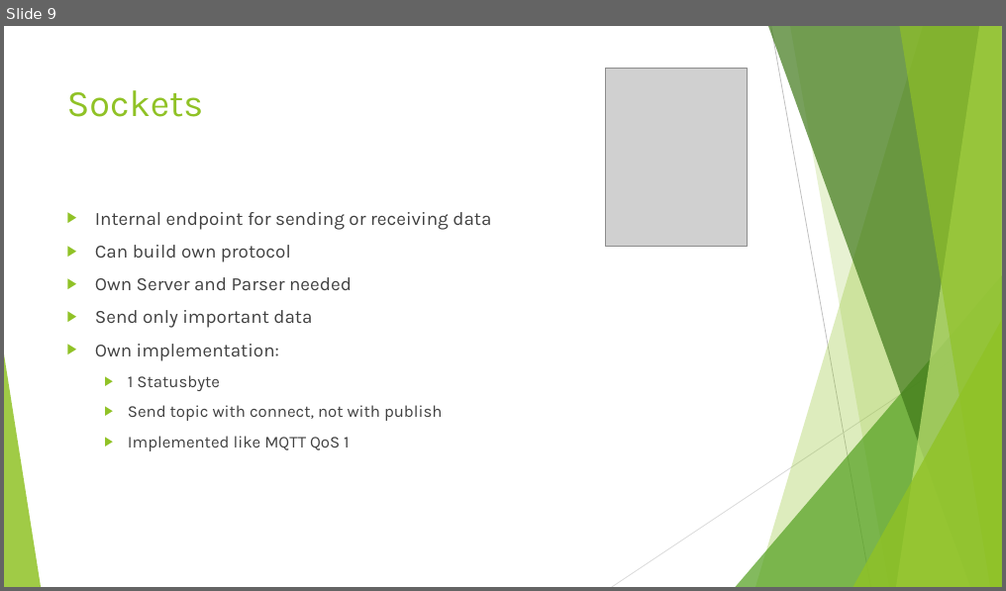
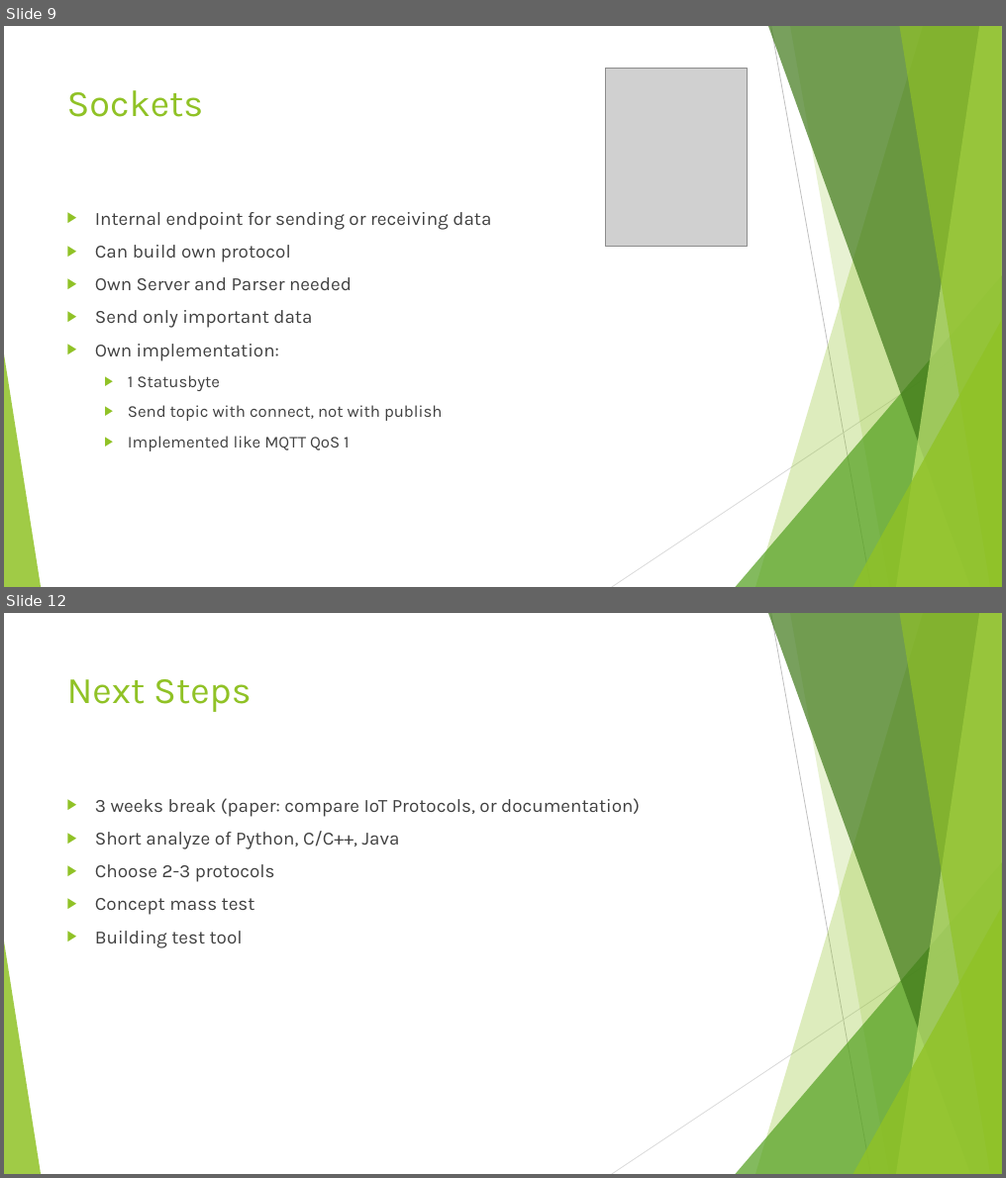
Before and after one commit to simonfink/ma, a slide deck: IoT_Protocols.pptx. Shown one above the other, each under a label of ours: slide 9 before the commit, slides 9 and 12 after it; the slides between them are not shown. The pictures are 1006x591 and 1006x1178 pixels, drawn with LibreOffice and Linux fonts; fonts in the diff are those of the drawing; grey boxes stand for pictures. Boxes give left, top, right and bottom in pixels: in the first picture for what was removed or moved away, otherwise in the second. Text is boxed around its words. In the diff, an @@ line names an element or a change of style, - is before the commit and + after.

```diff
--- a/IoT_Protocols.pptx
+++ b/IoT_Protocols.pptx
@@ slide 12 added at (4,613,1002,1174), background #FFFFFF; not listed: 10 template elements that a slide beside it also shows @@
@@ title added at (67,679,251,712), 36 pt, text #90C226 @@
+Next Steps
@@ text added at (95,798,640,949), 18 pt, text #404040 @@
+▶ 3 weeks break (paper: compare IoT Protocols, or documentation)
+▶ Short analyze of Python, C/C++, Java
+▶ Choose 2-3 protocols
+▶ Concept mass test
+▶ Building test tool
```
Also in this commit, not shown: 3 slides changed, 2 other slides added, 2 slides removed, 1 other file.
